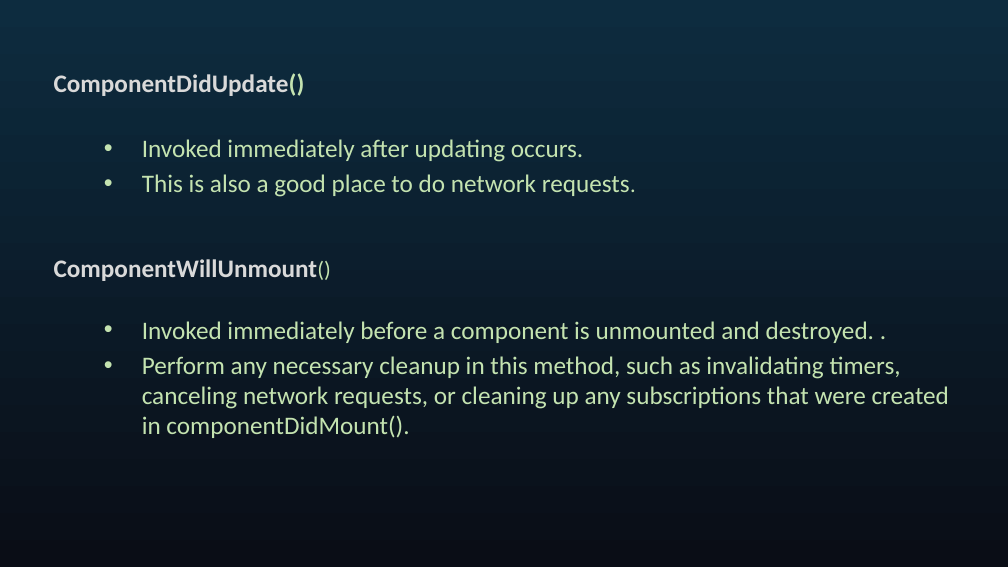
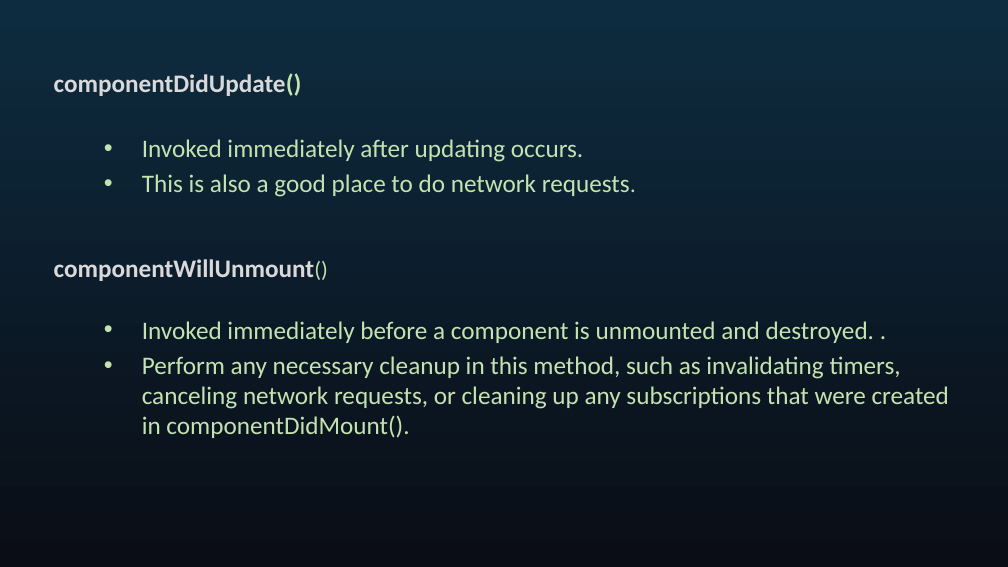
Before and after one commit to seblechernet/PowerPoint-Decks, a slide deck: slide 29 of 04 React Routing, Component Lifecycle Methods.pptx. Drawn at 1008x567 pixels with LibreOffice and Linux fonts; fonts in the diff are those of the drawing. Boxes give left, top, right and bottom in pixels: in the first picture for what was removed or moved away, otherwise in the second. Text is boxed around its words. In the diff, an @@ line names an element or a change of style, - is before the commit and + after.

```diff
--- a/04 React Routing, Component Lifecycle Methods.pptx
+++ b/04 React Routing, Component Lifecycle Methods.pptx
@@ text at [54, 73, 302, 96]: text changed @@
-ComponentDidUpdate()
+componentDidUpdate()
@@ text at [54, 259, 315, 281]: text changed @@
-ComponentWillUnmount()
+componentWillUnmount()
```
Also in this commit, not shown: 2 other slides changed.
